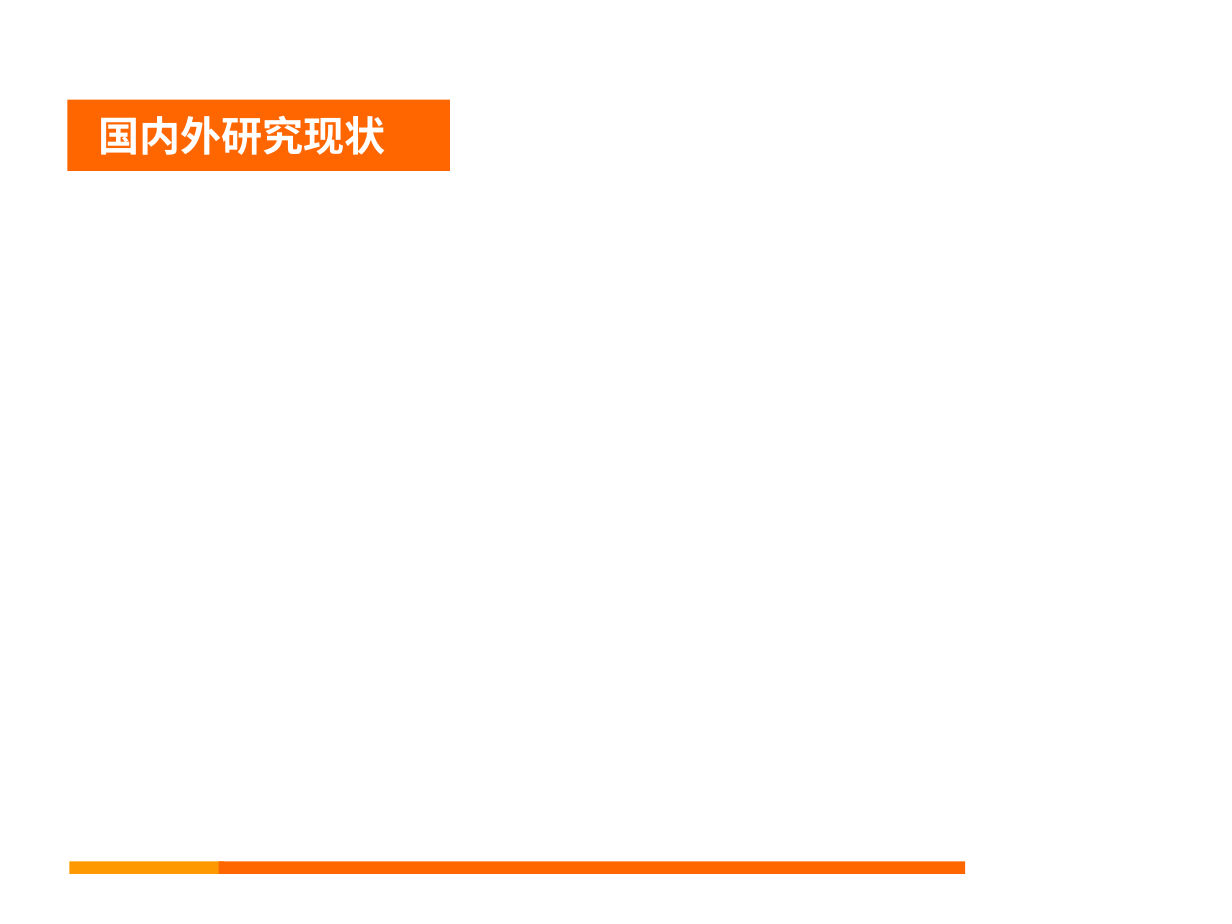
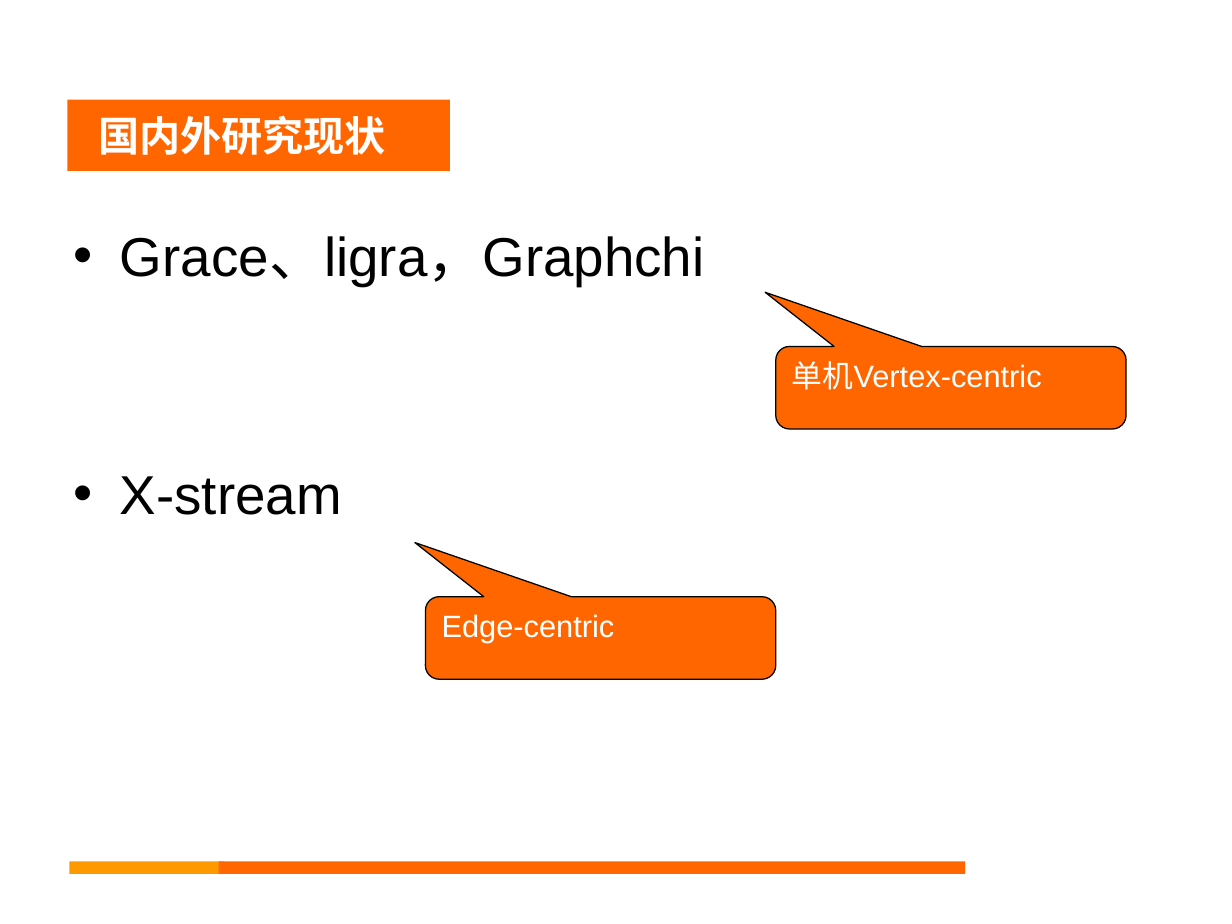
Before and after one commit to gitDangerSnake/thesis, a slide deck: slide 9 of eassy/开题报告.ppt (slide 7 before the commit). Drawn at 1232x924 pixels with LibreOffice and Linux fonts; fonts in the diff are those of the drawing; background and template pictures are left out. Boxes give left, top, right and bottom in pixels: in the first picture for what was removed or moved away, otherwise in the second. Text is boxed around its words. In the diff, an @@ line names an element or a change of style, - is before the commit and + after.

```diff
--- a/eassy/开题报告.ppt
+++ b/eassy/开题报告.ppt
@@ text added at (120, 236, 705, 515), 32 pt, text #000000 @@
+• Grace、ligra，Graphchi
+• X-stream
@@ rounded speech box added at (776, 346, 1126, 429), fill #FF6600, outline #000000 0.74 pt, 18 pt, text #FFFFFF @@
+单机Vertex-centric
@@ rounded speech box added at (425, 596, 775, 679), fill #FF6600, outline #000000 0.74 pt, 18 pt, text #FFFFFF @@
+Edge-centric
```
Also in this commit, not shown: 8 other slides changed, 4 slides added, 2 other files.
